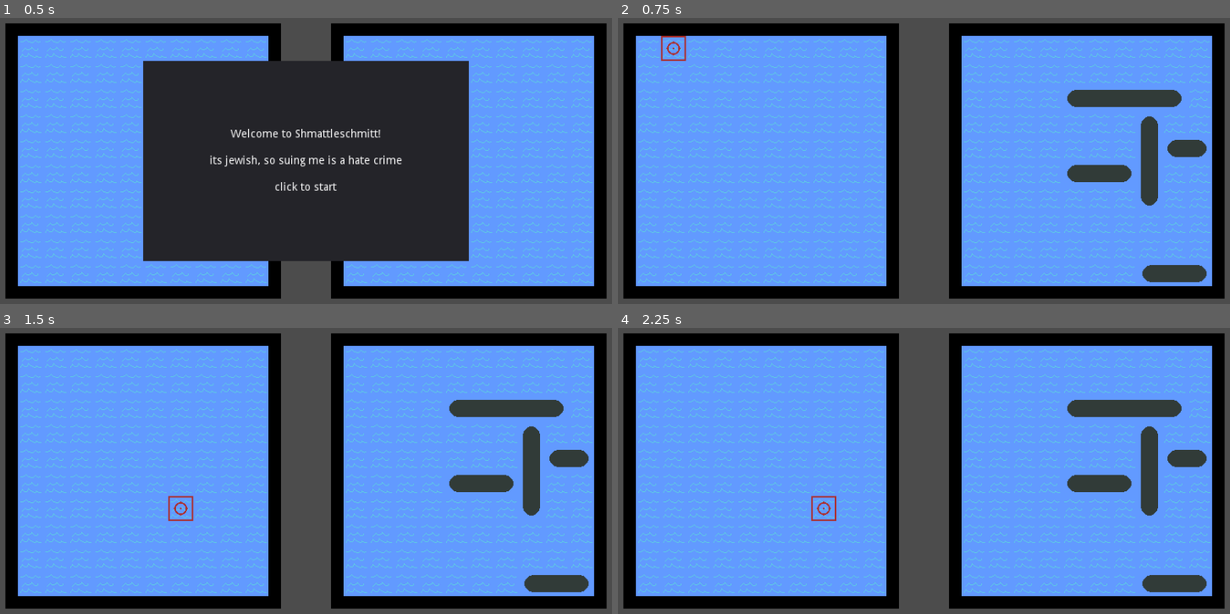
Above: before the commit, frames 1-4 (two rows, left to right).
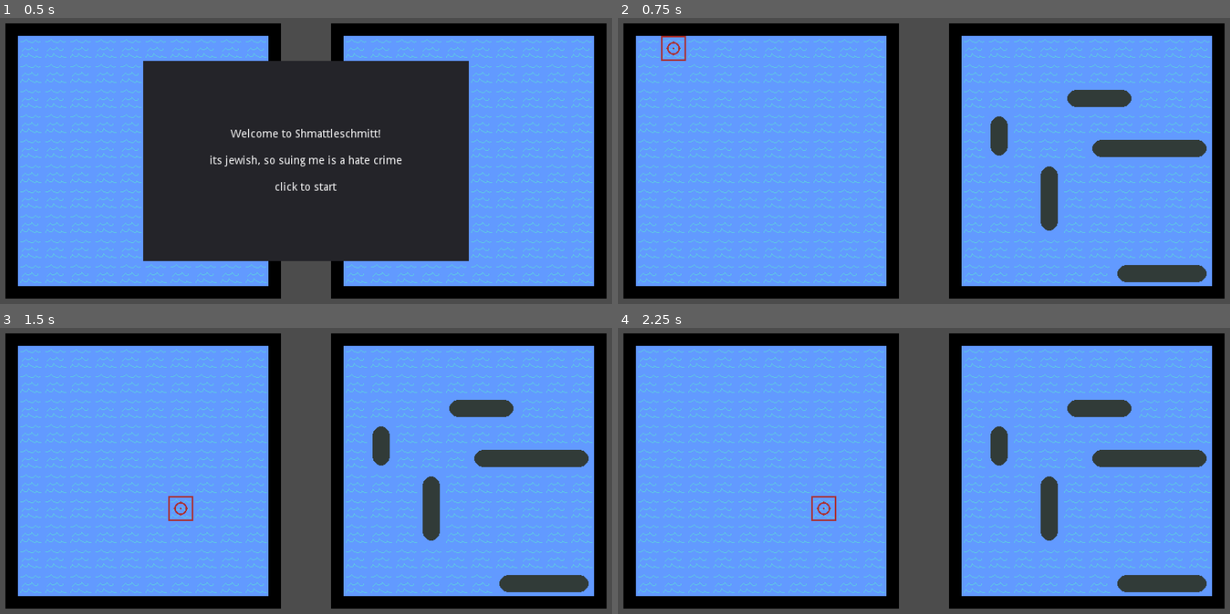
Above: after the commit, the same moments.

Repository: craigostrin/Battleship-v2
Game: Godot game, scene res://Main.tscn
Two runs of this game, one before a commit and one after it. Both use one fixed random seed, a clock stepped at 60 frames per second and the inputs below.
Inputs (mouse positions are in pixels of both pictures, inside the frame that each line leads up to):
- Up to frame 1 (0.5 s): no input
- Up to frame 2 (0.75 s): tap Enter (ui_accept) at 0.5 s; move the mouse to (1070, 143) at 0.52 s; hold Right (ui_right) from 0.53 s (still down)
- Up to frame 3 (1.5 s): tap Enter (ui_accept) at 0.77, 1.25 s; move the mouse to (171, 488) at 1.27 s; release Right (ui_right) at 1.28 s; hold Down (ui_down) from 1.28 s (still down)
- Up to frame 4 (2.25 s): tap Enter (ui_accept) at 1.52, 2 s; move the mouse to (991, 393) at 2.02 s; release Down (ui_down) at 2.03 s; hold Right (ui_right) from 2.03 s (still down)

Frame 1 is identical in both runs. In frame 2, 3.8% of the frame differs, in the area x 60-93%, y 24-93%; in frame 3, 3.8%; in frame 4, 3.8%.

Commit message:
EnemyAI won't place adjacent ships

Diff:
--- a/Board/Board.gd
+++ b/Board/Board.gd
@@ -7,14 +7,16 @@
 signal attack_confirmed
 signal all_ships_sunk
 
+export var is_enemy_board := false
+
+var ship_lengths := [5, 4, 3, 3, 2]
+var placed_ships := []
+var ship_index := 0
+
 export var grid: Resource = preload("res://PlayerGrid.tres")
 export var default_sprite: Texture = preload("res://Art/water.png")
 export var hit_sprite: Texture = preload("res://Art/hit_transparent.png")
 export var miss_sprite: Texture = preload("res://Art/miss.png")
-
-var ship_lengths := [2, 3, 3, 4, 5]
-var placed_ships := []
-var ship_index := 0
 
 onready var _cursor: Cursor = $Cursor
 
@@ -40,36 +42,26 @@
 func place_ship(ship: Ship, index: int) -> void:
 	var length := ship.length
 	var is_vertical := ship.is_vertical
-	var index_array := get_ship_index_array(length, index, is_vertical)
+	var index_array: PoolIntArray = grid.get_ship_index_array(index, length, is_vertical)
 
-	if not are_cells_empty(index_array):
+	if not _are_cells_empty(index_array):
 		emit_signal("ship_not_placed", ship)
-		print("ship not placed")
 		return
 
-	for index in index_array:
-		grid.cells[index] = grid.States.SHIP
+	for i in index_array:
+		grid.cells[i] = grid.States.SHIP
 
 	ship.position = grid.calculate_board_position(index)
 	add_child(ship)
+#	if is_enemy_board: DEBUG
+#		ship.hide()
 
 	#print("placed " + ship.name + " at " + str(index) + " on " + name)
 
 
-func get_ship_index_array(length: int, index: int, is_vertical: bool) -> PoolIntArray:
-	var index_array: PoolIntArray = []
-
-	if not is_vertical:
-		for i in length:
-			index_array.append(index + i)
-	else:
-		for i in length:
-			index_array.append(index + i * grid.columns)
-
-	return index_array
-
-
-func are_cells_empty(index_array: PoolIntArray) -> bool:
+# Move this to Grid.gd if another class ever needs to use it
+# For now I think it's fine here
+func _are_cells_empty(index_array: PoolIntArray) -> bool:
 	var are_empty := true
 
 	for index in index_array:
@@ -87,6 +79,7 @@
 
 func toggle_cursor() -> void:
 	_cursor.visible = !_cursor.visible
+	_cursor.set_process_unhandled_input(_cursor.visible)
 
 
 func create_sprite_at_index(texture: Texture, index: int) -> void:
--- a/Board/Cursor/Cursor.gd
+++ b/Board/Cursor/Cursor.gd
@@ -5,8 +5,6 @@
 
 signal moved(new_index)
 signal accept_pressed(index)
-
-export var cursor_texture: Texture = preload("res://Art/cursor.png")
 
 # preload for DEBUG
 var grid: Resource = preload("res://PlayerGrid.tres")
@@ -20,6 +18,8 @@
 var _bot_bound: float
 
 var index := 0 setget set_index
+
+export var cursor_texture: Texture = preload("res://Art/cursor.png")
 
 onready var _sprite: Sprite = $Sprite
 onready var _timer: Timer = $Timer
@@ -83,7 +83,7 @@
 
 func set_bounds() -> void:
 	if not grid:
-		printerr("set_bounds(): Missing Grid resource assigned to cursor.")
+		printerr("set_bounds(): Missing Grid resource assigned to Cursor.")
 		return
 
 	var cell_size: Vector2 = grid.cell_size
--- a/EnemyAI.gd
+++ b/EnemyAI.gd
@@ -2,6 +2,7 @@
 extends Node
 
 var rng := RandomNumberGenerator.new()
+# DEBUG Make sure to figure out what to do with this.. maybe all placement methods use my_board.grid?
 var grid := Grid.new()
 onready var player_board: Board = $"../Boards/PlayerBoard"
 onready var my_board: Board = $"../Boards/EnemyBoard"
@@ -19,20 +20,34 @@
 
 
 func _try_place_ship(ship: Ship) -> void:
+	# GET RANDOM SHIP PARAMETERS
 	var index = _get_random_index()
 	var is_vertical = _get_random_bool()
 	index = grid.clamp_ship_placement(index, ship.length, is_vertical)
-
 	ship.is_vertical = is_vertical
 
-	my_board.place_ship(ship, index)
+	# CHECK IF ANY SHIPS ARE ADJACENT TO PROPOSED POSITION
+	var no_ships_adjacent := true
+	var ship_index_array := grid.get_ship_index_array(index, ship.length, is_vertical)
+
+	for i in ship_index_array:
+		var adjacents = grid.get_adjacents(i)
+		var adjacent_cell_states = _get_cell_states(adjacents)
+		if grid.States.SHIP in adjacent_cell_states:
+			no_ships_adjacent = false
+
+	if no_ships_adjacent:
+		my_board.place_ship(ship, index)
+	else:
+		print(ship.name + " was too close to another ship")
+		_try_place_ship(ship)
 
 
-func _get_adjacent_cells(index_array: PoolIntArray) -> PoolIntArray:
+func _get_cell_states(index_array: PoolIntArray) -> PoolIntArray:
 	var cell_array: PoolIntArray
 
 	for index in index_array:
-		var cell_state = grid.cells[index]
+		var cell_state = my_board.grid.cells[index]
 		cell_array.append(cell_state)
 
 	return cell_array
@@ -43,8 +58,9 @@
 
 
 func _get_random_index() -> int:
-	var _max = grid.columns * grid.rows - 1
-	return rng.randi_range(0, _max)
+	var _max = grid.columns * grid.rows #- 1
+	return rng.randi() % _max
+	#return rng.randi_range(0, _max)
 
 
 func _get_random_bool() -> bool:
--- a/Grid.gd
+++ b/Grid.gd
@@ -55,24 +55,37 @@
 	return index
 
 
-func clamp_ship_placement(index: int, size: int, is_vertical: bool) -> int:
+func clamp_ship_placement(index: int, length: int, is_vertical: bool) -> int:
 	var out = index
 	var column = get_column(out)
 	var row = get_row(out)
 
 	if not is_vertical:
-		if column > (columns - size):
+		if column > (columns - length):
 			var nearest_ten = ( row + 1 ) * columns
-			out = (nearest_ten - size)
+			out = (nearest_ten - length)
 	else:
-		if row > (rows - size):
-			out = (rows - size) * columns + column
+		if row > (rows - length):
+			out = (rows - length) * columns + column
 
 	return out
 
 
 func is_cell_empty(index: int) -> bool:
 	return true if cells[index] == States.EMPTY else false
+
+
+func get_ship_index_array(index: int, length: int, is_vertical: bool) -> PoolIntArray:
+	var index_array: PoolIntArray = []
+
+	if not is_vertical:
+		for i in length:
+			index_array.append(index + i)
+	else:
+		for i in length:
+			index_array.append(index + i * columns)
+
+	return index_array
 
 
 func get_adjacents(index: int) -> PoolIntArray:
--- a/Main.tscn
+++ b/Main.tscn
@@ -24,6 +24,7 @@
 
 [node name="EnemyBoard" parent="Boards" instance=ExtResource( 3 )]
 position = Vector2( 480, 64 )
+is_enemy_board = true
 grid = ExtResource( 4 )
 
 [node name="UI" type="CanvasLayer" parent="."]
